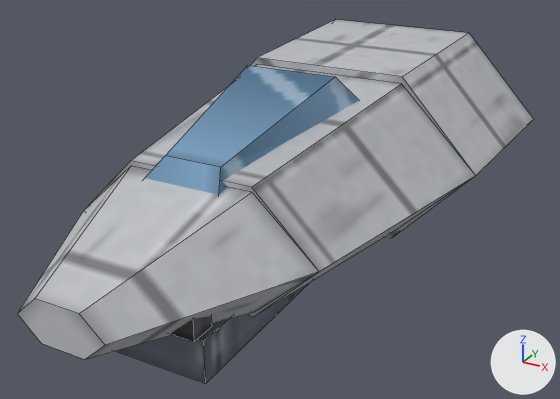
The OBJ model tenebris-rs/assets/models/ship_cockpit.obj, before and after one commit.
Both versions are drawn from a 50 mm lens placed at (1.77, -4.84, 1.49), pointed at (0.02, -1.66, -0.1). Lighting does not change. The marker at lower right points along +X, +Y and +Z. The first picture is the older version. Mesh edges are drawn as thin lines. Where no turn or scale is listed for an object, it has been applied to the vertices. Vertices at exactly the same position are counted once.

Names of what the first picture shows: 'canopy', 'chin', 'lights', 'nose'.
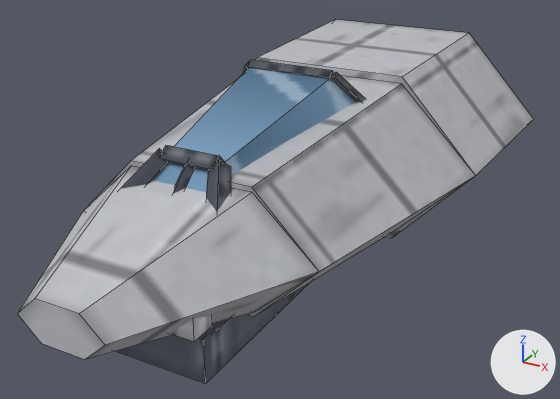
What the commit changed:
me_canopy has 8 vertices, 6 faces and spans x -0.359..0.359, y -2.55..-1.35, z 0.182..0.533.
me_canopy is used by ob_canopy; location (0.0, 0.0, 0.0).
Part 1, on me_canopy:
Vertex 4 of me_canopy moves from (-0.245, -1.51, 0.533) at pixel (247, 65) to (-0.228, -1.51, 0.533).
Vertex 5 of me_canopy moves from (0.245, -1.51, 0.533) at pixel (335, 76) to (0.228, -1.51, 0.533) at pixel (332, 76).
Vertex 6 of me_canopy moves from (0.138, -2.37, 0.342) at pixel (220, 167) to (0.134, -2.37, 0.346).
Vertex 7 of me_canopy moves from (-0.138, -2.37, 0.342) at pixel (165, 155) to (-0.134, -2.37, 0.346).
me_frame is used by ob_frame; location (0.0, 0.0, 0.0).
me_frame had 24 vertices, 18 faces and spanned x -0.407..0.407, y -2.554..-1.31, z 0.161..0.393.
me_frame now has 72 vertices, 54 faces and spans x -0.405..0.405, y -2.578..-1.331, z 0.142..0.563.
me_frame part 2: the loose piece of 8 vertices spanning x -0.367..0.367, y -1.39..-1.31, z 0.313..0.393 is scaled about its middle by (0.365, 1.14, 1.14), then moved by (0.0, -1.02, -0.006).
me_frame part 3: the loose piece of 8 vertices spanning x -0.367..0.367, y -1.39..-1.31, z 0.313..0.393 is copied, and the copy is scaled about its middle by (0.622, 0.76, 0.76), then moved by (0.0, -0.16, 0.18); it spans x -0.228..0.228, y -1.54..-1.48, z 0.502..0.563.
Part 4, on me_frame:
12 vertices are removed from x -0.407..0.407, y -2.554..-1.345, z 0.161..0.392.
12 faces are deleted.
52 vertices are added at x -0.405..0.405, y -2.578..-1.331, z 0.142..0.555.
42 new faces join them.
me_lights has 16 vertices, 12 faces and spans x -0.321..0.321, y -2.86..-2.74, z -0.15..-0.03.
me_lights is used by ob_lights; location (0.0, 0.0, 0.0).
me_lights part 5: texture (UV) coordinates of 12 of 12 faces, centred in x -0.321..0.321, y -2.86..-2.74, z -0.15..-0.03, changed; they spanned u 0.61..0.84, v 0.32..0.33 and now span u 0.08..0.31, v 0.2..0.22.

Where the change shows, as pixel boxes (x1, y1, x2, y2) in the pictures (560 x 399 px; the box of a moved part takes in the faces that stretch with it):
'canopy', reshaped
    before: (145, 65, 359, 195)
    after: (153, 68, 355, 193)
'frame', reshaped (not visible before)
    after: (120, 60, 365, 211)
part 2 of me_frame, moved or reshaped (not visible before)
    after: (160, 145, 225, 171)
part 3 of me_frame, added
    after: (248, 60, 334, 80)
part 4 of me_frame, built on (mostly hidden)
    after: (120, 61, 365, 211)
part 5 of me_lights, surface changed (black to grey)
    both: (171, 316, 212, 342)
